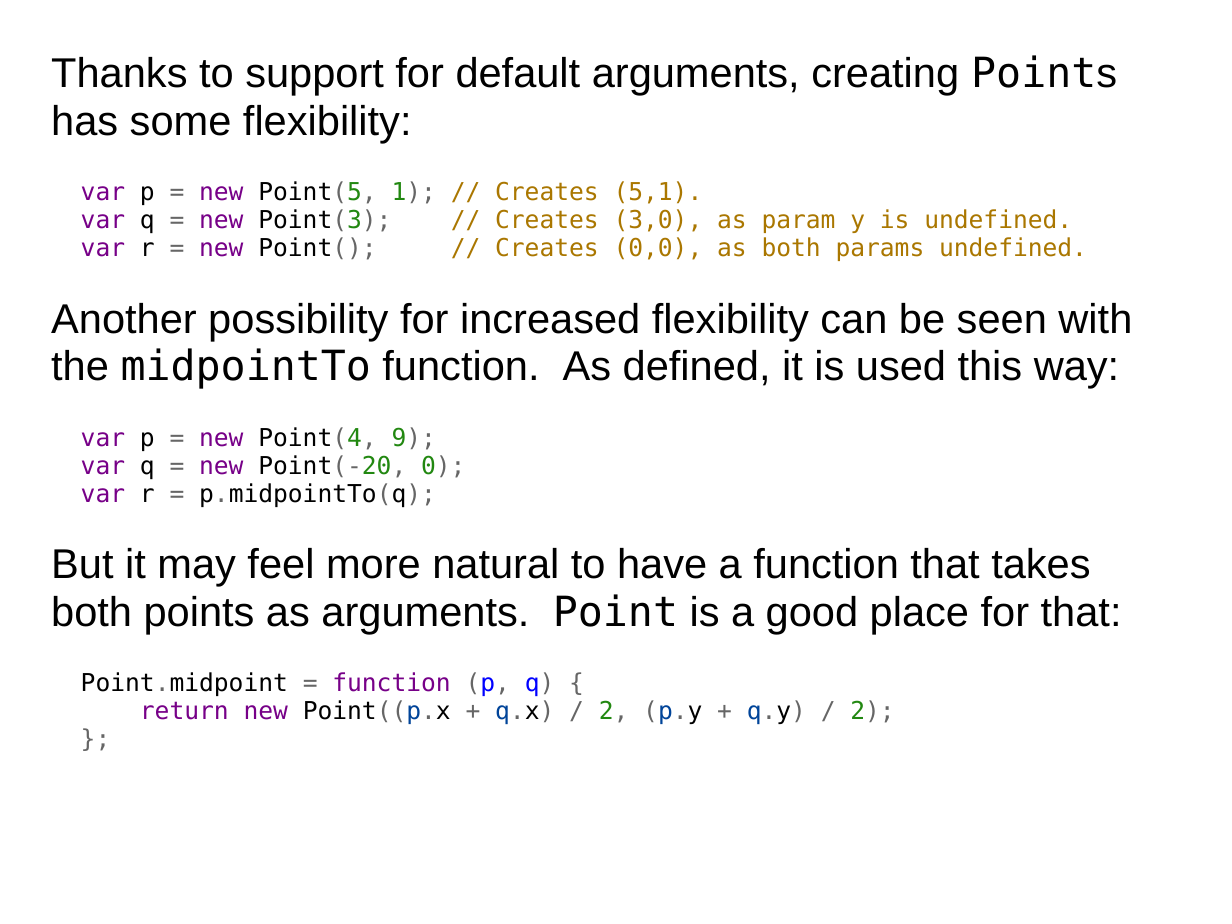
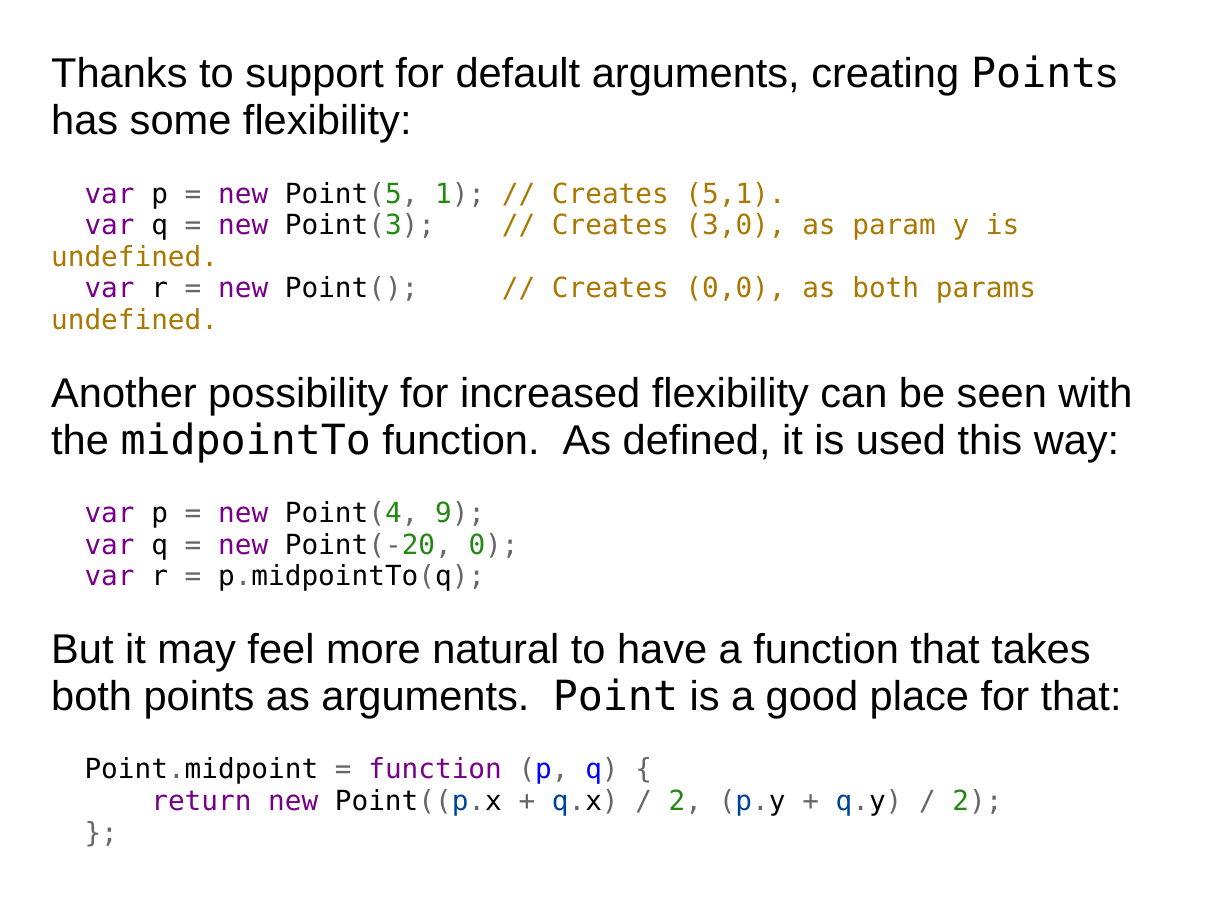
Before and after one commit to dondi/javascript-book, a slide deck: slide 8 of presentations/Chapter_7_Presentation.ppt. Drawn at 1232x924 pixels with LibreOffice and Linux fonts; fonts in the diff are those of the drawing; background and template pictures are left out. Boxes give left, top, right and bottom in pixels: in the first picture for what was removed or moved away, otherwise in the second. Text is boxed around its words. In the diff, an @@ line names an element or a change of style, - is before the commit and + after.

```diff
--- a/presentations/Chapter_7_Presentation.ppt
+++ b/presentations/Chapter_7_Presentation.ppt
@@ text at box(51, 182, 1036, 816): size 16 to 18 pt in "var p = new Point(5, 1); // ...", "var p = new Point(4, 9); var ...", "Point.midpoint = function (p, q) { return ..." @@
```
Also in this commit, not shown: 15 other slides changed, 2 other files.
